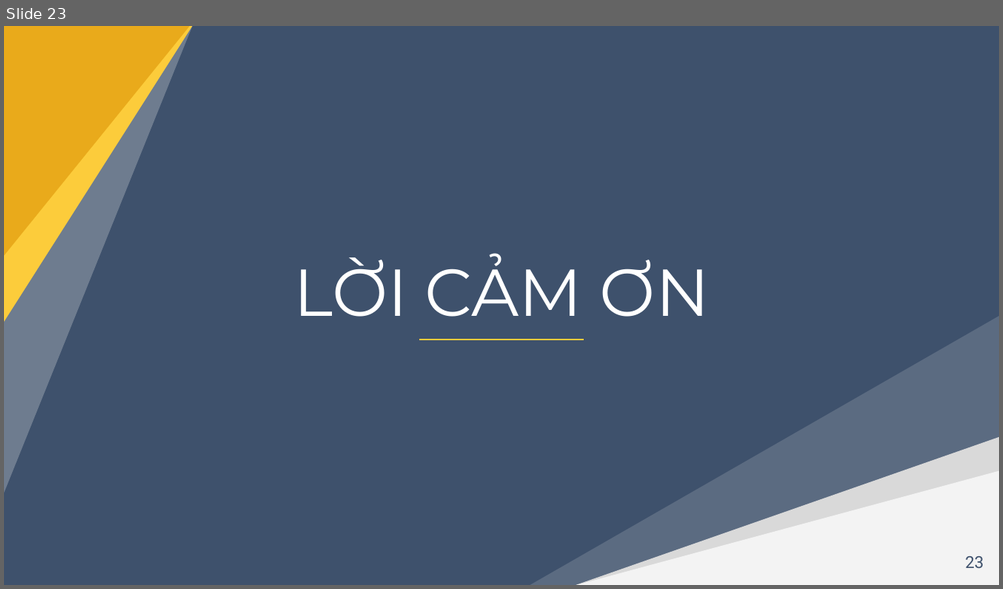
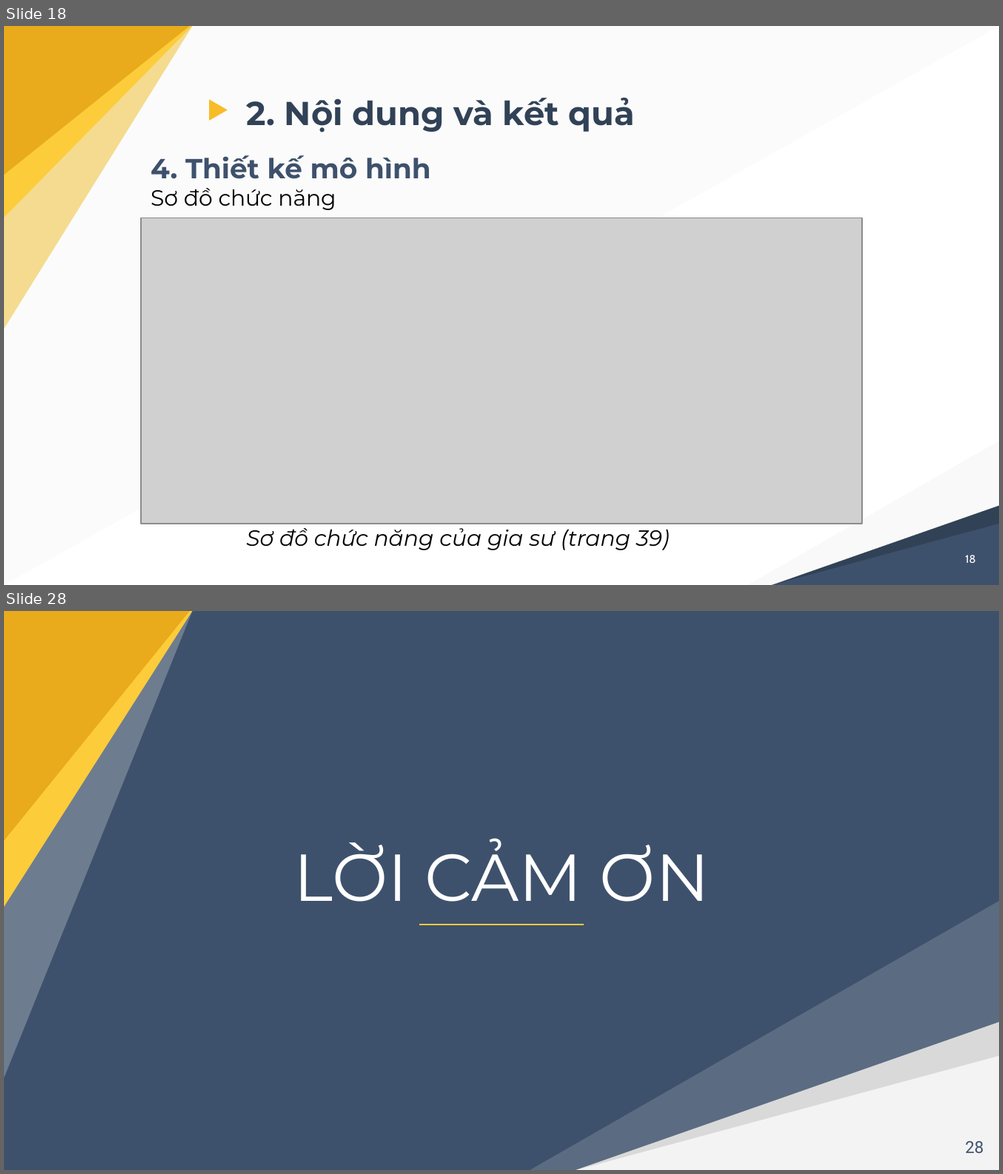
Before and after one commit to nghiale1/CongDongGiaSu, a slide deck: docs/thuyetTrinh_LeMinhNghia_B1605229.pptx. Shown one above the other, each under a label of ours: slide 23 before the commit, slides 18 and 28 after it; the slides between them are not shown. The pictures are 1003x589 and 1003x1174 pixels, drawn with LibreOffice and Linux fonts; fonts in the diff are those of the drawing; grey boxes stand for pictures. Boxes give left, top, right and bottom in pixels: in the first picture for what was removed or moved away, otherwise in the second. Text is boxed around its words. In the diff, an @@ line names an element or a change of style, - is before the commit and + after.

```diff
--- a/docs/thuyetTrinh_LeMinhNghia_B1605229.pptx
+++ b/docs/thuyetTrinh_LeMinhNghia_B1605229.pptx
@@ slide 18 added at [4, 26, 999, 585], background #FFFFFF @@
@@ freeform shape added at [4, 26, 999, 585], fill #EDEDEB at 17% opacity @@
@@ freeform shape added at [4, 26, 193, 330], fill #FCCC3B @@
@@ freeform shape added at [4, 26, 193, 218], fill #EFEFEF @@
@@ freeform shape added at [4, 26, 190, 175], fill #FFFFFF @@
@@ freeform shape added at [4, 26, 193, 330], fill #EDEDEB at 48% opacity @@
@@ freeform shape added at [4, 26, 193, 218], fill #FCCC3B @@
@@ freeform shape added at [4, 26, 190, 175], fill #E9AA1B @@
@@ freeform shape added at [209, 99, 227, 121], fill #F8BC28 @@
@@ title added at [247, 98, 634, 133], 24 pt, text #314256, bold @@
+2. Nội dung và kết quả
@@ text added at [151, 156, 431, 210], 20 pt, text #3E516C, bold @@
+4. Thiết kế mô hình
+Sơ đồ chức năng
@@ picture added at [141, 218, 862, 523] @@
@@ freeform shape added at [748, 442, 999, 585], fill #EDEDEB at 28% opacity @@
@@ freeform shape added at [772, 506, 999, 585], fill #314256 @@
@@ text added at [246, 528, 669, 551], 16 pt, text #000000, italic @@
+Sơ đồ chức năng của gia sư (trang 39)
@@ freeform shape added at [772, 524, 999, 585], fill #3E516C @@
@@ page number added at [965, 555, 975, 563], 8 pt, text #FFFFFF @@
+18
@@ what was slide 23 is now slide 28 @@
@@ page number at [965, 1142, 983, 1153]: text changed @@
-23
+28
```
Also in this commit, not shown: 20 slides changed, 6 other slides added, 2 slides removed, 34 other files.
